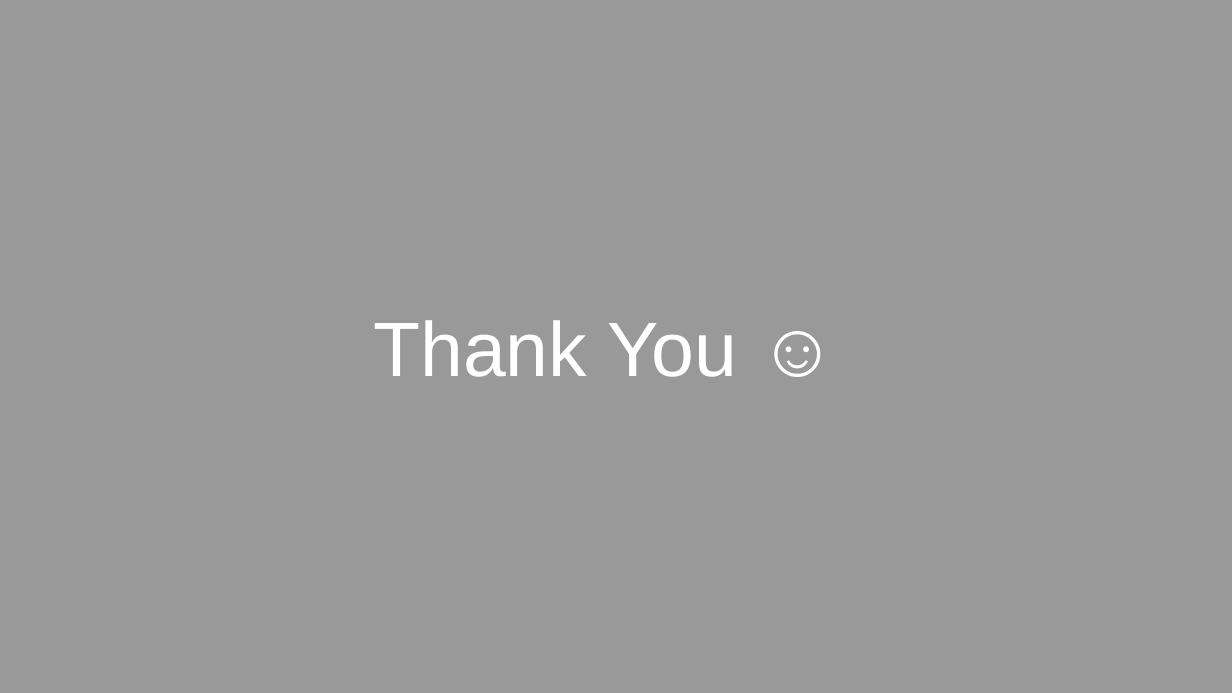
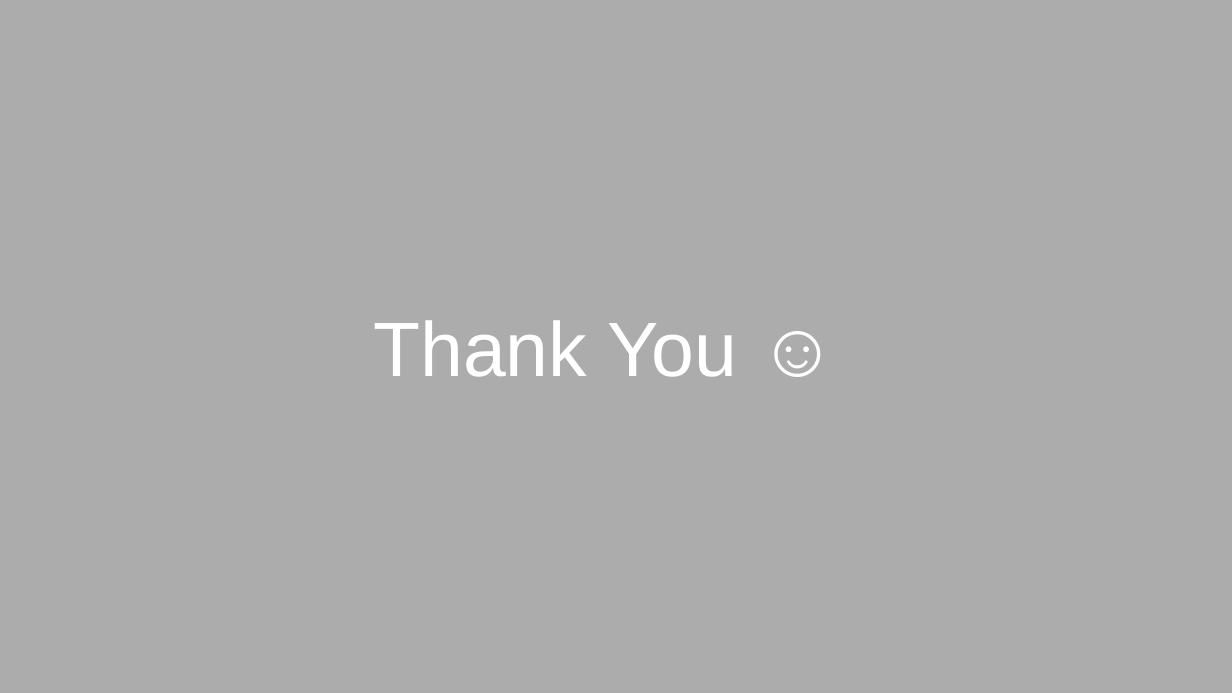
Before and after one commit to sohee98/2022-2nd-Course, a slide deck: slide 10 of Cloud Computing/Paper review/3. Ernest/22.11.22_Ernest_SoheeKim.pptx (slide 8 before the commit). Drawn at 1232x693 pixels with LibreOffice and Linux fonts; fonts in the diff are those of the drawing. Boxes give left, top, right and bottom in pixels: in the first picture for what was removed or moved away, otherwise in the second. Text is boxed around its words. In the diff, an @@ line names an element or a change of style, - is before the commit and + after.

```diff
--- a/Cloud Computing/Paper review/3. Ernest/22.11.22_Ernest_SoheeKim.pptx
+++ b/Cloud Computing/Paper review/3. Ernest/22.11.22_Ernest_SoheeKim.pptx
@@ background #808080 at 80% opacity to #808080 at 65% opacity @@
```
Also in this commit, not shown: 3 other slides changed, 2 slides added, 1 other file.
